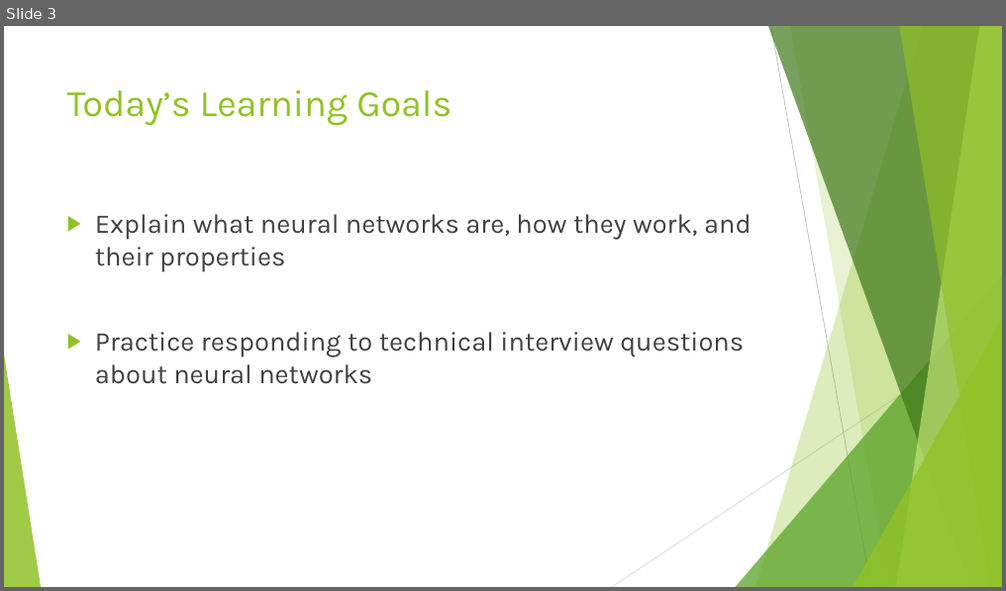
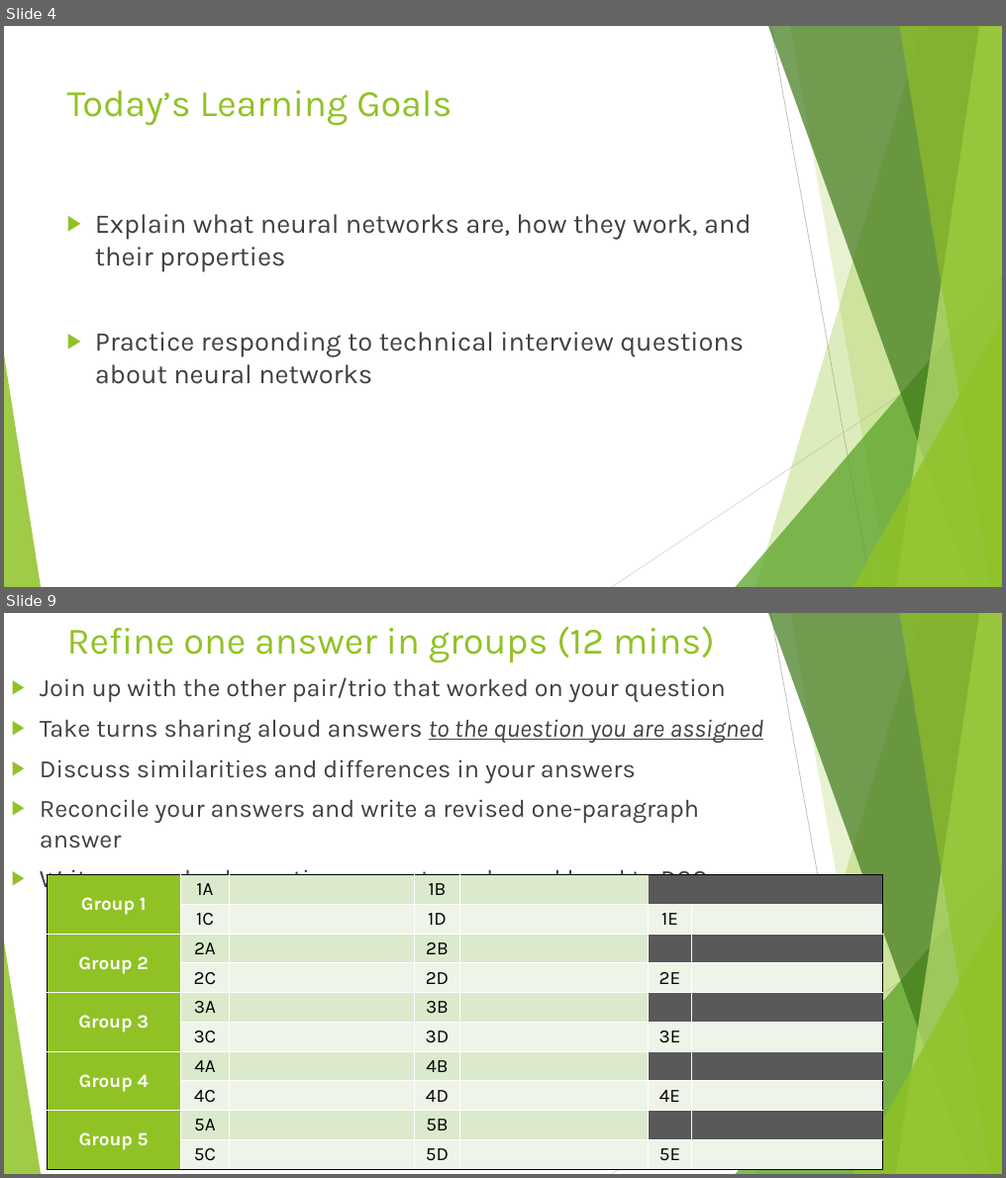
Before and after one commit to DavidBraslow/Neural-Network-Interviews, a slide deck: Neural Network Interviews Slides v2.pptx. Shown one above the other, each under a label of ours: slide 3 before the commit, slides 4 and 9 after it; the slides between them are not shown. The pictures are 1006x591 and 1006x1178 pixels, drawn with LibreOffice and Linux fonts; fonts in the diff are those of the drawing. Boxes give left, top, right and bottom in pixels: in the first picture for what was removed or moved away, otherwise in the second. Text is boxed around its words. In the diff, an @@ line names an element or a change of style, - is before the commit and + after.

```diff
--- a/Neural Network Interviews Slides v2.pptx
+++ b/Neural Network Interviews Slides v2.pptx
@@ slide 9 added at bbox=[4, 613, 1002, 1174], background #FFFFFF; not listed: 10 template elements that a slide beside it also shows @@
@@ title added at bbox=[67, 626, 715, 663], 36 pt, text #90C226 @@
+Refine one answer in groups (12 mins)
@@ text added at bbox=[40, 677, 763, 894], 24 pt, text #404040 @@
+▶ Join up with the other pair/trio that worked on your question
+▶ Take turns sharing aloud answers to the question you are assigned
+▶ Discuss similarities and differences in your answers
+▶ Reconcile your answers and write a revised one-paragraph answer
+▶ Write unresolved questions on notecards, and hand to DSC
@@ table added at bbox=[47, 875, 883, 1174], 10 rows, 7 columns @@
+Group 1 | 1A |  | 1B |  |  | 
+ | 1C |  | 1D |  | 1E | 
+Group 2 | 2A |  | 2B |  |  | 
+ | 2C |  | 2D |  | 2E | 
+Group 3 | 3A |  | 3B |  |  | 
+ | 3C |  | 3D |  | 3E | 
+Group 4 | 4A |  | 4B |  |  | 
+ | 4C |  | 4D |  | 4E | 
+Group 5 | 5A |  | 5B |  |  | 
+ | 5C |  | 5D |  | 5E | 
@@ what was slide 3 is now slide 4 @@
```
Also in this commit, not shown: 5 slides changed, 5 other slides added, 3 slides removed, 2 other files.
